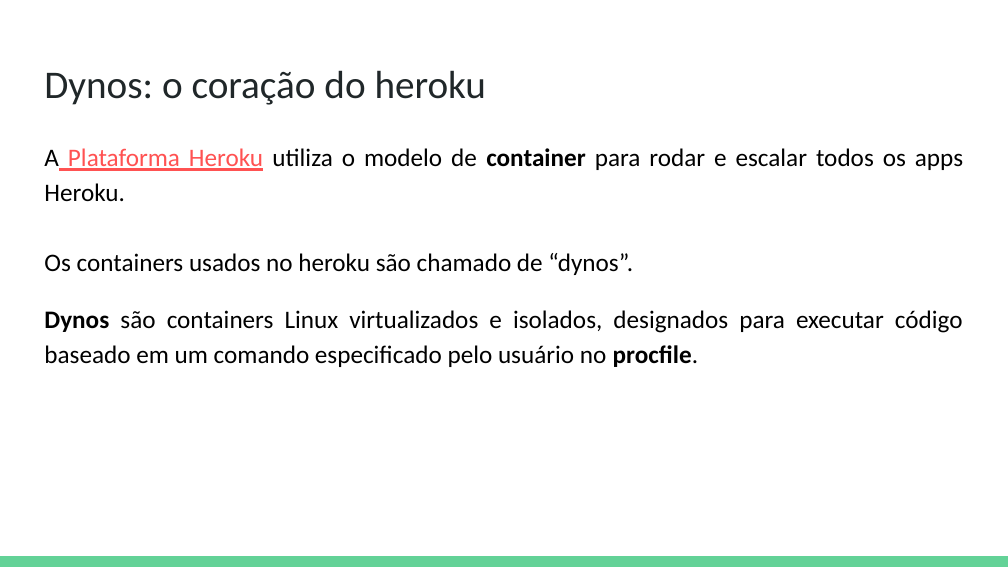
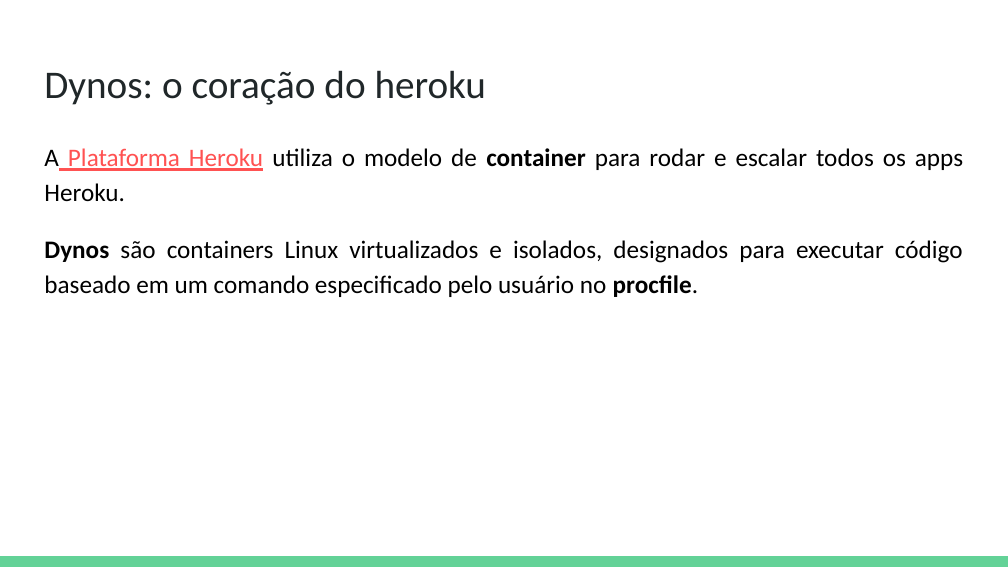
Before and after one commit to rodrigondec/cpnatal2_intro-heroku, a slide deck: slide 9 of O que é Heroku e como utilizá-lo.pptx. Drawn at 1008x567 pixels with LibreOffice and Linux fonts; fonts in the diff are those of the drawing. Boxes give left, top, right and bottom in pixels: in the first picture for what was removed or moved away, otherwise in the second. Text is boxed around its words. In the diff, an @@ line names an element or a change of style, - is before the commit and + after.

```diff
--- a/O que é Heroku e como utilizá-lo.pptx
+++ b/O que é Heroku e como utilizá-lo.pptx
@@ text at [44, 148, 963, 201]: text changed @@
-A Plataforma Heroku utiliza o modelo de container para rodar e escalar todos os apps Heroku.
-Os containers usados no heroku são chamado de “dynos”.
+A Plataforma Heroku utiliza o modelo de container para rodar e escalar todos os apps Heroku.
```
Also in this commit, not shown: 4 other slides changed, 1 other file.
